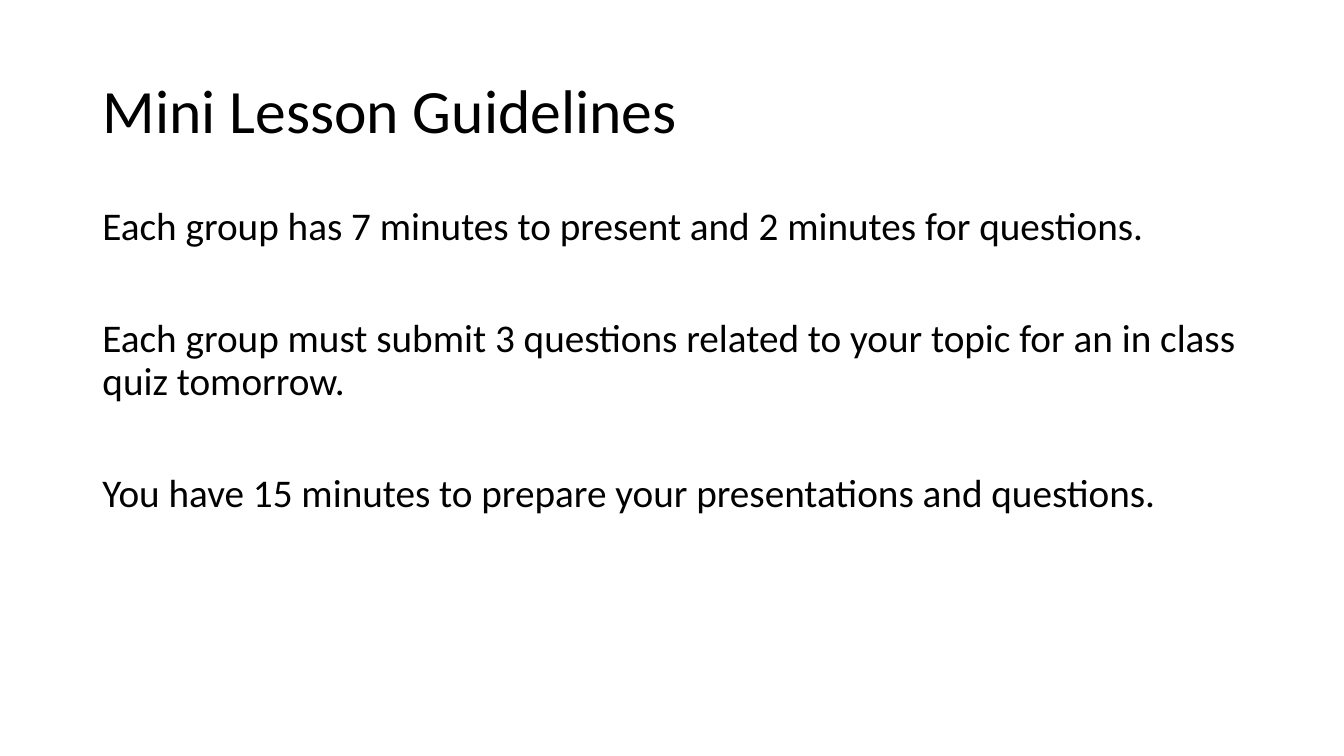
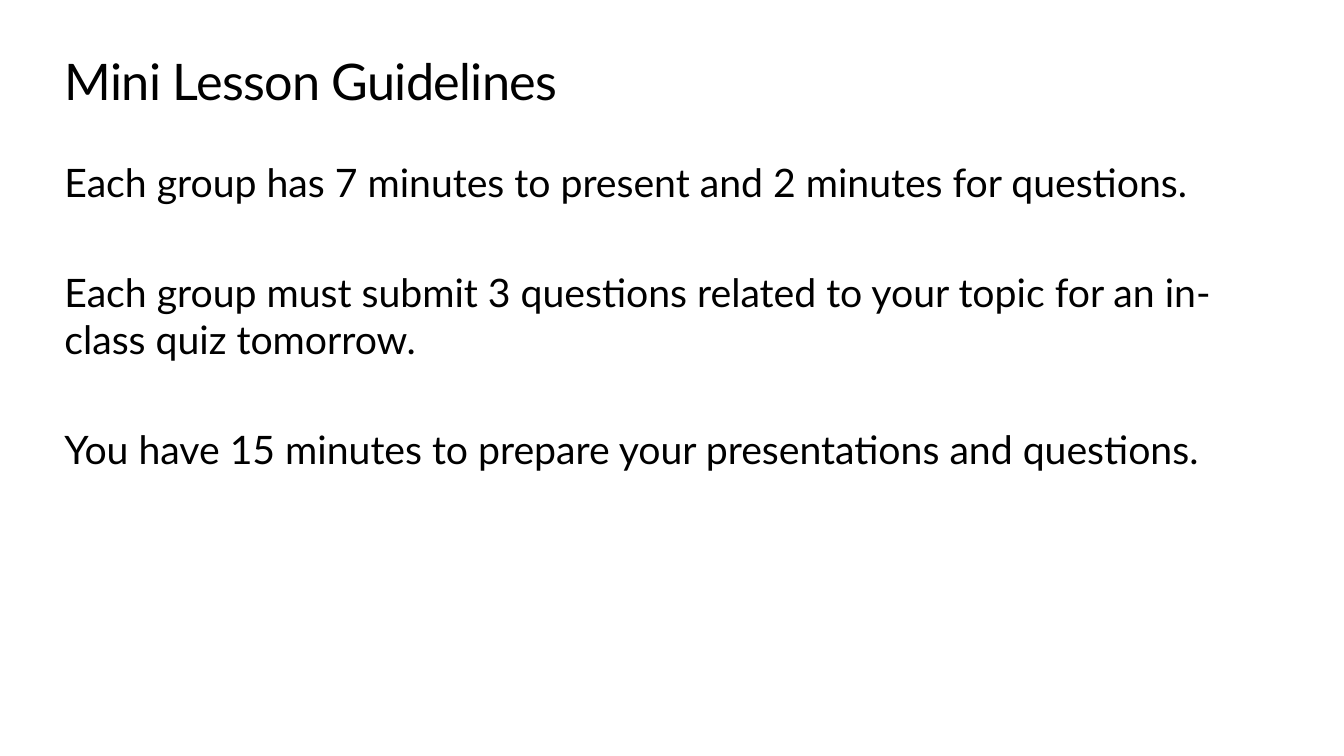
Before and after one commit to TEALSK12/apcsa-public, a slide deck: slide 77 of curriculum/Unit5/Unit5.pptx (slide 60 before the commit). Drawn at 1344x756 pixels with LibreOffice and Linux fonts; fonts in the diff are those of the drawing; background and template pictures are left out. Boxes give left, top, right and bottom in pixels: in the first picture for what was removed or moved away, otherwise in the second. Text is boxed around its words. In the diff, an @@ line names an element or a change of style, - is before the commit and + after.

```diff
--- a/curriculum/Unit5/Unit5.pptx
+++ b/curriculum/Unit5/Unit5.pptx
@@ title "Mini Lesson Guidelines": place and size @@
-title "Mini Lesson Guidelines" at [102, 90, 676, 134]
+title "Mini Lesson Guidelines" at [65, 63, 557, 101]
@@ title "Mini Lesson Guidelines" at [65, 63, 557, 101]: size 44 to 36 pt, font Calibri to Lato, letter spacing 0 to -0.5 pt; line spacing 0.9 to 1; vertical alignment middle to top @@
@@ text at [64, 168, 1199, 471]: font Calibri to Lato in "Each group has 7 minutes to present ...", "You have 15 minutes to prepare your ..."; line spacing 0.9 to 1; less space between paragraphs @@
@@ text "Each group has 7 minutes ...": place and size @@
-text "Each group has 7 minutes ..." at [102, 212, 1235, 514]
+text "Each group has 7 minutes ..." at [64, 168, 1211, 471]
@@ text at [64, 278, 1211, 361]: text changed; font Calibri to Lato @@
-Each group must submit 3 questions related to your topic for an in class quiz tomorrow.
+Each group must submit 3 questions related to your topic for an in-class quiz tomorrow.
```
Also in this commit, not shown: 48 other slides changed, 33 slides added, 1 slide removed, 4 other files.
